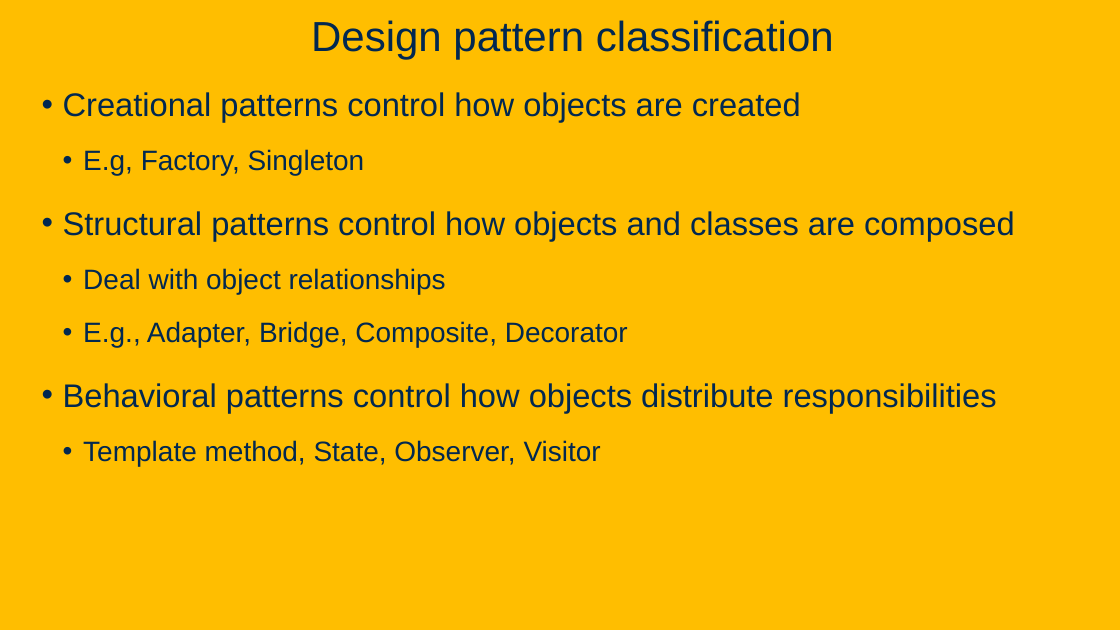
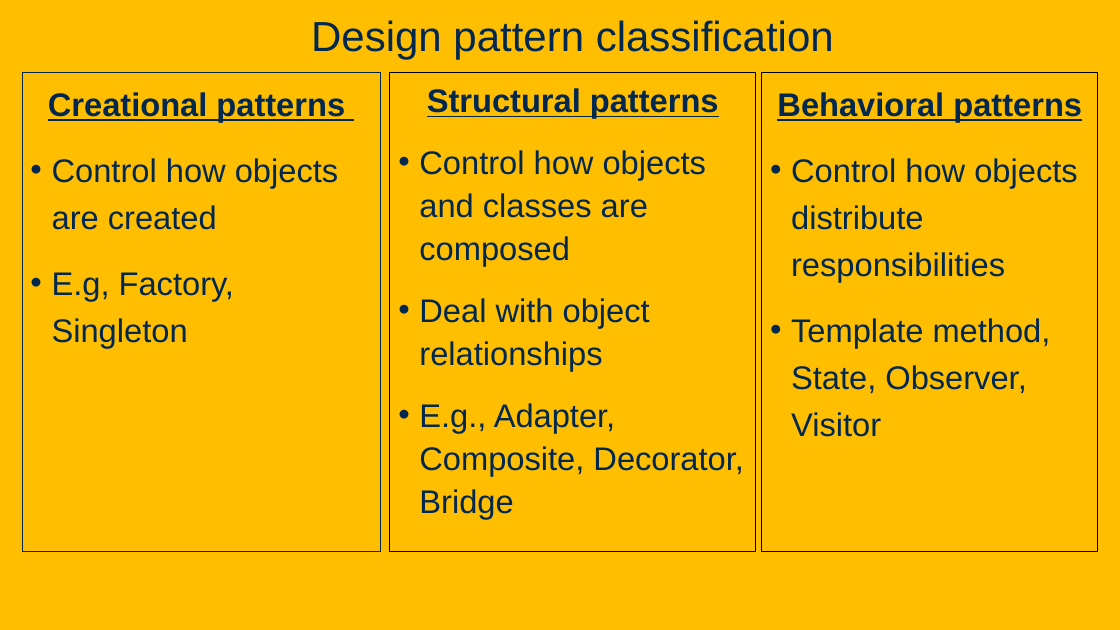
Before and after one commit to davsec-teaching/ECS160-Winter2025, a slide deck: slide 17 of slides/8_design_patterns.pptx (slide 16 before the commit). Drawn at 1120x630 pixels with LibreOffice and Linux fonts; fonts in the diff are those of the drawing; background and template pictures are left out. Boxes give left, top, right and bottom in pixels: in the first picture for what was removed or moved away, otherwise in the second. Text is boxed around its words. In the diff, an @@ line names an element or a change of style, - is before the commit and + after.

Commit message:
Design patterns slide

```diff
--- a/slides/8_design_patterns.pptx
+++ b/slides/8_design_patterns.pptx
@@ text "Creational patterns": place and size @@
-text "Creational patterns" at [63,92,1015,467]
+text "Creational patterns" at [22,72,380,552]
@@ text "Creational patterns" at [22,72,380,552]: outline none to #022850 0.75 pt @@
@@ rectangle added at [390,72,755,552], outline #000000 0.75 pt, 28 pt, text #022850 @@
+Structural patterns
+• Control how objects and classes are composed
+• Deal with object relationships
+• E.g., Adapter, Composite, Decorator, Bridge
@@ rectangle added at [762,72,1098,552], outline #000000 0.75 pt, 28 pt, text #022850 @@
+Behavioral patterns
+• Control how objects distribute responsibilities
+• Template method, State, Observer, Visitor
@@ text at [48,92,345,230]: text changed @@
-• Creational patterns control how objects are created
+Creational patterns
+• Control how objects are created
@@ text at [63,211,1015,467]: paragraphs removed @@
-• Structural patterns control how objects and classes are composed
-  • Deal with object relationships
-  • E.g., Adapter, Bridge, Composite, Decorator
-• Behavioral patterns control how objects distribute responsibilities
-  • Template method, State, Observer, Visitor
@@ text at [52,272,234,348]: size 24 to 28 pt in "E.g, Factory, Singleton"; list level 2 to 1 in "E.g, Factory, Singleton" @@
```
Also in this commit, not shown: 14 other slides changed, 13 slides added, 1 slide removed.
